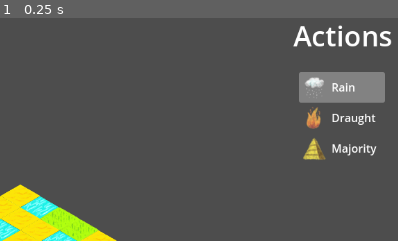
Above: before the commit, frame 1.
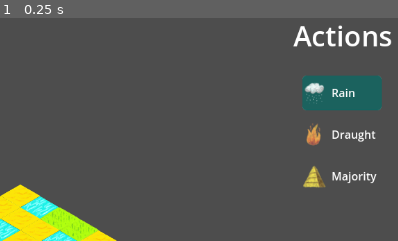
Above: after the commit, the same moment.

Repository: matouseek/game_jam_24
Game: Godot game, scene res://scenes/game.tscn
Same seed, same stepped clock (60 frames per second), same inputs: the game is played once before the commit and once after it. The engine's default icon, where the game draws it, is replaced by a stand-in: a white triangle on a blue panel in a dark square.
Inputs:
- Up to frame 1 (0.25 s): no input
The pictures show only the part of the screen within x 50-100%, y 1-51%; the shares and areas given below are measured in that part.

The runs differ from the first frame. In frame 1, 5.7% of the frame differs, in the area x 75-97%, y 24-77%.

Commit message:
Stable version

Diff:
--- /dev/null
+++ b/assets/IL_style/hovered.tres
@@ -0,0 +1,13 @@
+[gd_resource type="StyleBoxFlat" format=3 uid="uid://5g0t4mivu43k"]
+
+[resource]
+bg_color = Color(0.894118, 0.470588, 0, 0.615686)
+border_width_left = 5
+border_width_top = 5
+border_width_right = 5
+border_width_bottom = 5
+border_color = Color(0.8, 0.8, 0.8, 0)
+corner_radius_top_left = 10
+corner_radius_top_right = 10
+corner_radius_bottom_right = 10
+corner_radius_bottom_left = 10
--- /dev/null
+++ b/assets/IL_style/selected.tres
@@ -0,0 +1,13 @@
+[gd_resource type="StyleBoxFlat" format=3 uid="uid://coyx1uab0hiss"]
+
+[resource]
+bg_color = Color(0, 0.431373, 0.403922, 0.65098)
+border_width_left = 5
+border_width_top = 5
+border_width_right = 5
+border_width_bottom = 5
+border_color = Color(0.8, 0.8, 0.8, 0)
+corner_radius_top_left = 10
+corner_radius_top_right = 10
+corner_radius_bottom_right = 10
+corner_radius_bottom_left = 10
--- a/assets/button_styles/normal.tres
+++ /dev/null
@@ -1,6 +0,0 @@
-[gd_resource type="StyleBoxFlat" format=3 uid="uid://b22nhjcpqli6y"]
-
-[resource]
-bg_color = Color(1, 0.254902, 0.639216, 1)
-draw_center = false
-border_color = Color(1, 1, 1, 0)
--- /dev/null
+++ b/assets/empty_stylebox.tres
@@ -0,0 +1,4 @@
+[gd_resource type="StyleBoxFlat" format=3 uid="uid://c5vsl1uje50w1"]
+
+[resource]
+bg_color = Color(0.6, 0.6, 0.6, 0)
--- a/scenes/hud.tscn
+++ b/scenes/hud.tscn
@@ -1,19 +1,19 @@
-[gd_scene load_steps=11 format=3 uid="uid://bcypndlr0v5lj"]
+[gd_scene load_steps=13 format=3 uid="uid://bcypndlr0v5lj"]
 
 [ext_resource type="Script" path="res://scripts/hud.gd" id="1_n2wg5"]
 [ext_resource type="Texture2D" uid="uid://cy750ojup4k4t" path="res://assets/icon.svg" id="2_mag1m"]
 [ext_resource type="Texture2D" uid="uid://jbidh6p24g5a" path="res://assets/placeholders/goal_water_placeholder.png" id="3_k47o0"]
 [ext_resource type="Texture2D" uid="uid://brbln01sk5lc4" path="res://assets/placeholders/meadow_desert_placeholder.png" id="4_posue"]
 [ext_resource type="Texture2D" uid="uid://tah1o0oxqomc" path="res://assets/placeholders/goal_desert_placeholder.png" id="5_0yjri"]
+[ext_resource type="StyleBox" uid="uid://c5vsl1uje50w1" path="res://assets/empty_stylebox.tres" id="6_1iuva"]
+[ext_resource type="StyleBox" uid="uid://5g0t4mivu43k" path="res://assets/IL_style/hovered.tres" id="6_besod"]
+[ext_resource type="StyleBox" uid="uid://coyx1uab0hiss" path="res://assets/IL_style/selected.tres" id="7_lqxro"]
 [ext_resource type="Texture2D" uid="uid://bh18oota23lif" path="res://assets/placeholders/resized/action_rain_placeholder.png" id="8_ov0ut"]
 [ext_resource type="Texture2D" uid="uid://bwda5gdkoyy52" path="res://assets/placeholders/resized/action_fire_placeholder.png" id="9_v6t22"]
 [ext_resource type="Texture2D" uid="uid://dmkimr63xyotg" path="res://assets/placeholders/resized/goal_desert_placeholder.png" id="10_0ka61"]
 
 [sub_resource type="StyleBoxFlat" id="StyleBoxFlat_fhote"]
 bg_color = Color(0, 0, 0, 0.243137)
-
-[sub_resource type="StyleBoxFlat" id="StyleBoxFlat_6hevu"]
-bg_color = Color(0.6, 0.6, 0.6, 0)
 
 [node name="HUD" type="CanvasLayer"]
 script = ExtResource("1_n2wg5")
@@ -120,11 +120,16 @@
 offset_left = 1005.0
 offset_top = 88.0
 offset_right = 1129.0
-offset_bottom = 228.0
+offset_bottom = 372.0
 theme_override_colors/guide_color = Color(0, 0, 0, 0)
 theme_override_colors/font_color = Color(1, 1, 1, 1)
 theme_override_constants/icon_margin = 5
-theme_override_styles/panel = SubResource("StyleBoxFlat_6hevu")
+theme_override_constants/v_separation = 20
+theme_override_styles/focus = ExtResource("6_1iuva")
+theme_override_styles/panel = ExtResource("6_1iuva")
+theme_override_styles/hovered = ExtResource("6_besod")
+theme_override_styles/selected = ExtResource("7_lqxro")
+theme_override_styles/selected_focus = ExtResource("7_lqxro")
 item_count = 3
 item_0/text = "Rain"
 item_0/icon = ExtResource("8_ov0ut")
